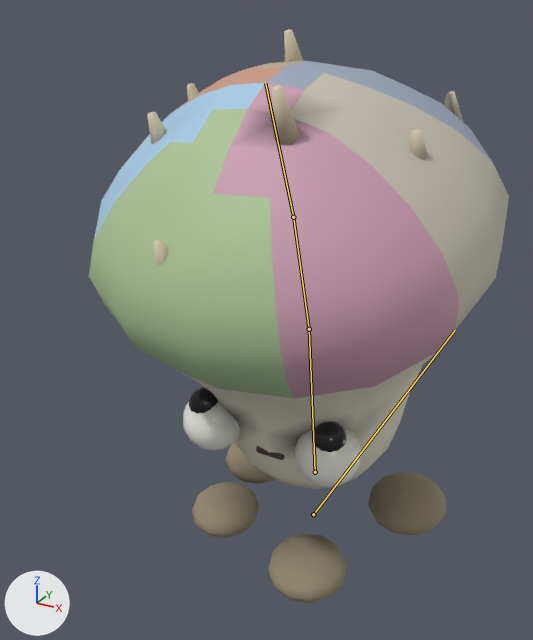
Renders of the glTF model public/models/hajimeNoYume.glb from each side of a commit.
Camera for both pictures: a camera (50 mm lens) standing at (0.487, -1.078, 0.934) and looking at (-0.025, -0.148, 0.469). The lights are fixed; the arrows at lower left show +X, +Y and +Z. The older version comes first. Both versions are drawn at frame 18 of the action 'attack'; the numbers are the values there. The bones that bend it are drawn over the model as lines.

In view in the first picture: 'hajimeNoYume'.
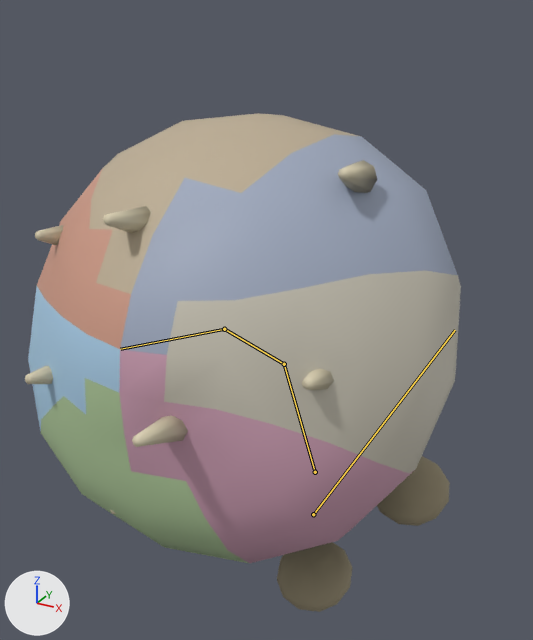
The change in detail:
Bone 'root-stem' (bone_root_stem) turns from (8, 0, 0) to (25, 0, 0) degrees about its own x, y and z.
Bone 'stem-capbase' (bone_stem_capbase) turns from (9, 0, 0) to (28, 0, 0) degrees about its own x, y and z.
Bone 'capbase-captop' (bone_capbase_captop) turns from (7, 0, 0) to (21, 0, 0) degrees about its own x, y and z.

What differs and where, as boxes [x1, y1, x2, y2] in the pictures (533 x 640 px):
'hajimeNoYume', posed (13% shorter): before [89, 29, 509, 603]; after [25, 113, 461, 612]
bone 'root-stem', root to tip: before (315, 472) to (309, 329); after (315, 472) to (284, 364)
bone 'stem-capbase', root to tip: before (309, 329) to (293, 217); after (284, 364) to (224, 329)
bone 'capbase-captop', root to tip: before (293, 217) to (265, 83); after (224, 329) to (120, 349)
